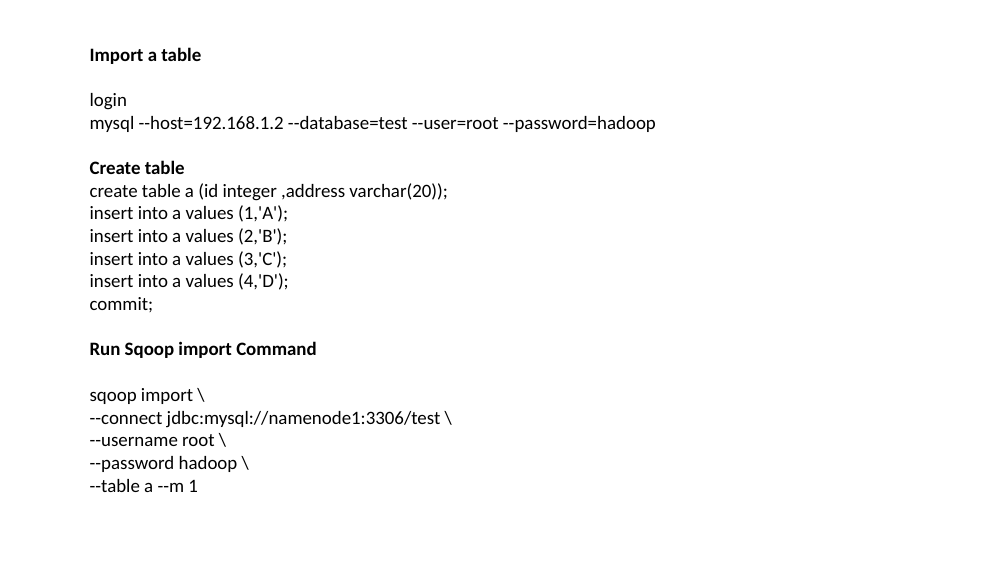
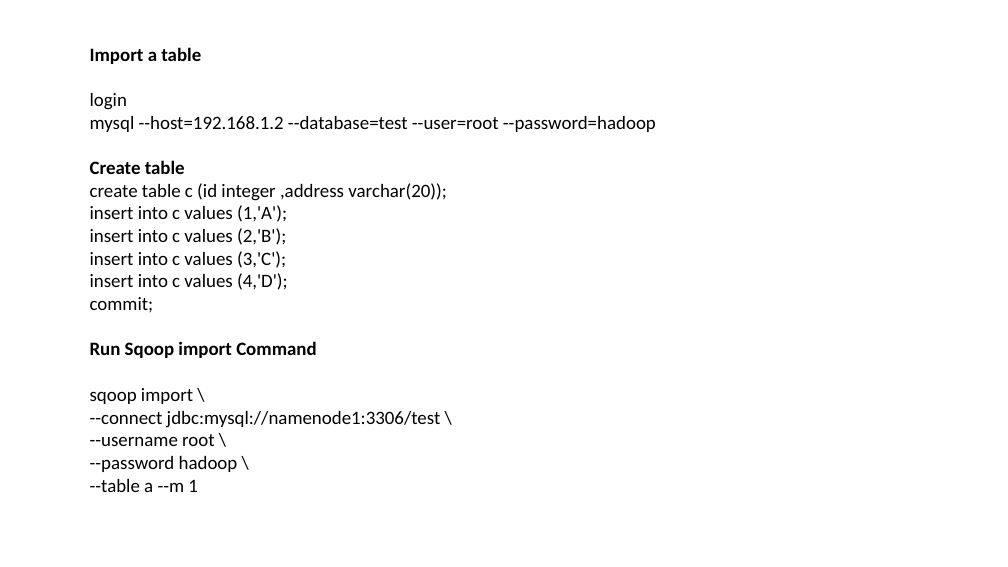
Before and after one commit to aashmishra/Bigdata_ppt, a slide deck: slide 10 of sqoop.pptx. Drawn at 1008x567 pixels with LibreOffice and Linux fonts; fonts in the diff are those of the drawing. Boxes give left, top, right and bottom in pixels: in the first picture for what was removed or moved away, otherwise in the second. Text is boxed around its words. In the diff, an @@ line names an element or a change of style, - is before the commit and + after.

```diff
--- a/sqoop.pptx
+++ b/sqoop.pptx
@@ text at (90, 183, 447, 290): text changed @@
-create table a (id integer ,address varchar(20));
-insert into a values (1,'A');
-insert into a values (2,'B');
-insert into a values (3,'C');
-insert into a values (4,'D');
+create table c (id integer ,address varchar(20));
+insert into c values (1,'A');
+insert into c values (2,'B');
+insert into c values (3,'C');
+insert into c values (4,'D');
```
Also in this commit, not shown: 6 other slides changed.
